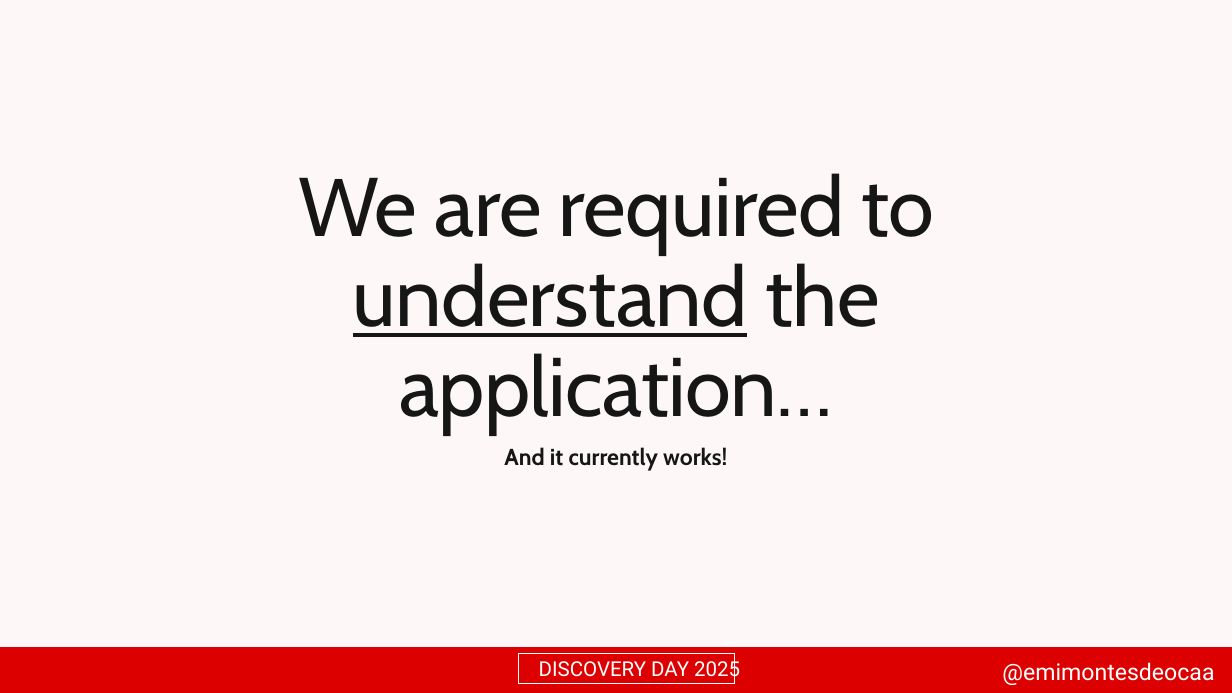
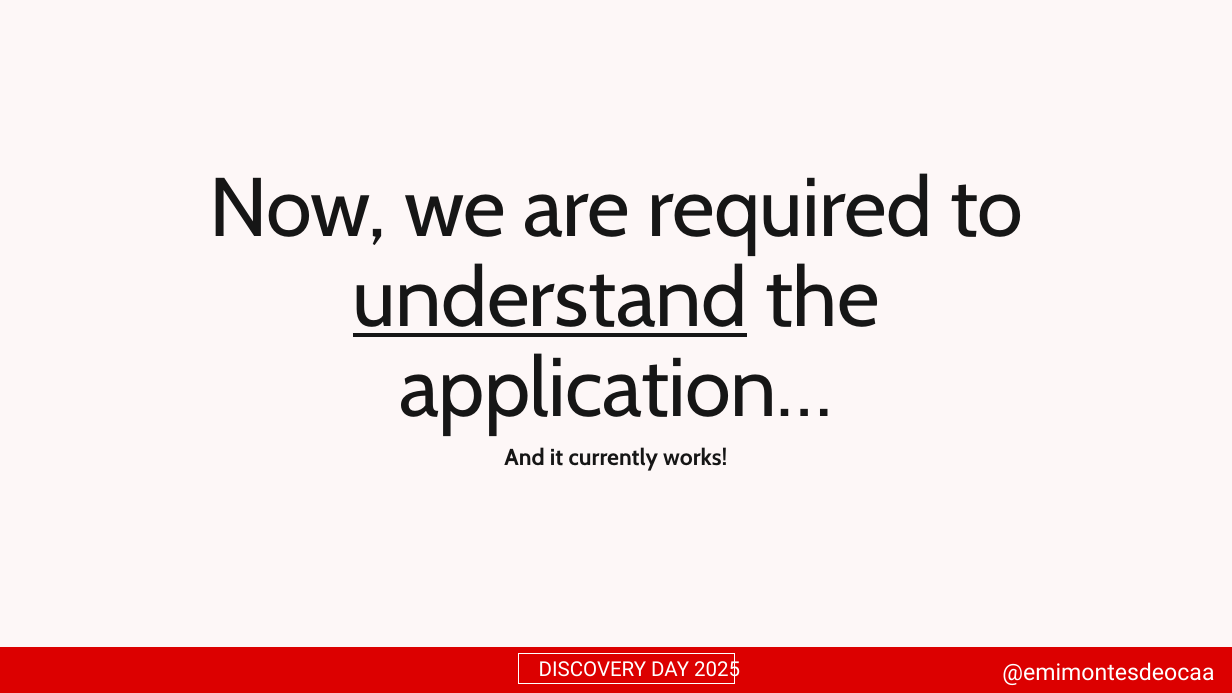
Before and after one commit to emimontesdeoca/dday-sofia-2025-semantic-kernel-sql, a slide deck: slide 8 of slides/Discovery Day 2025.pptx (slide 7 before the commit). Drawn at 1232x693 pixels with LibreOffice and Linux fonts; fonts in the diff are those of the drawing; background and template pictures are left out. Boxes give left, top, right and bottom in pixels: in the first picture for what was removed or moved away, otherwise in the second. Text is boxed around its words. In the diff, an @@ line names an element or a change of style, - is before the commit and + after.

```diff
--- a/slides/Discovery Day 2025.pptx
+++ b/slides/Discovery Day 2025.pptx
@@ title at (209,173,1023,434): text changed @@
-We are required to understand the application…
+Now, we are required to understand the application…
```
Also in this commit, not shown: 12 other slides changed, 2 slides added.
